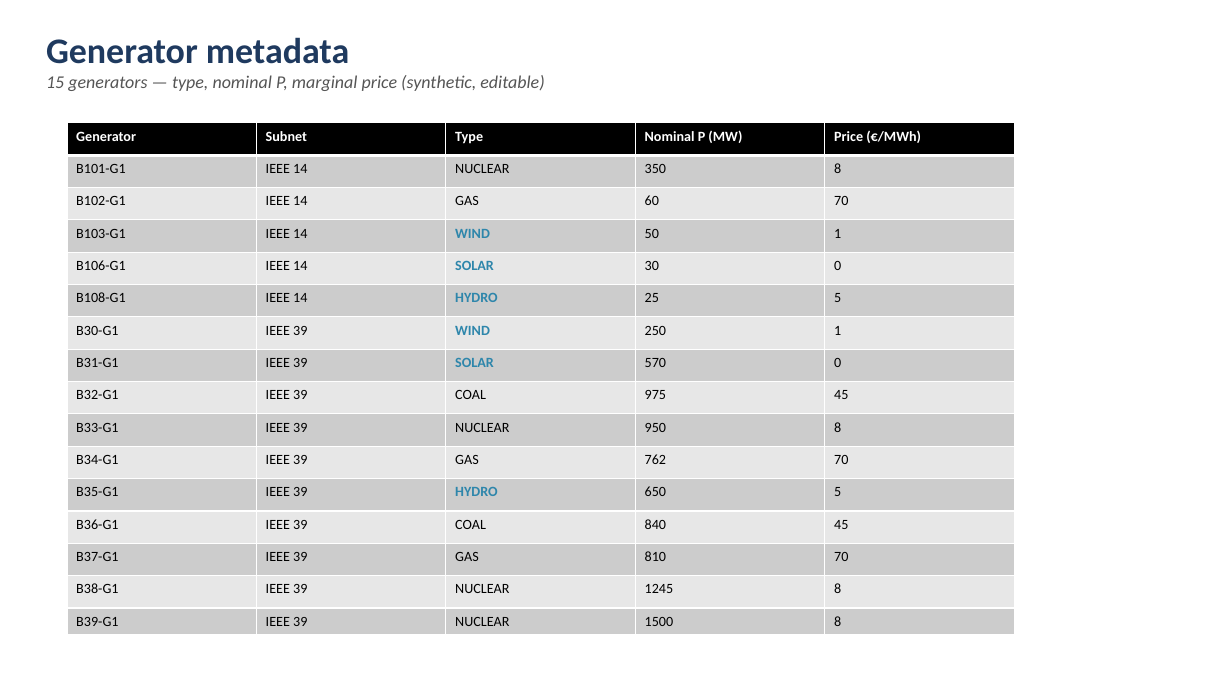
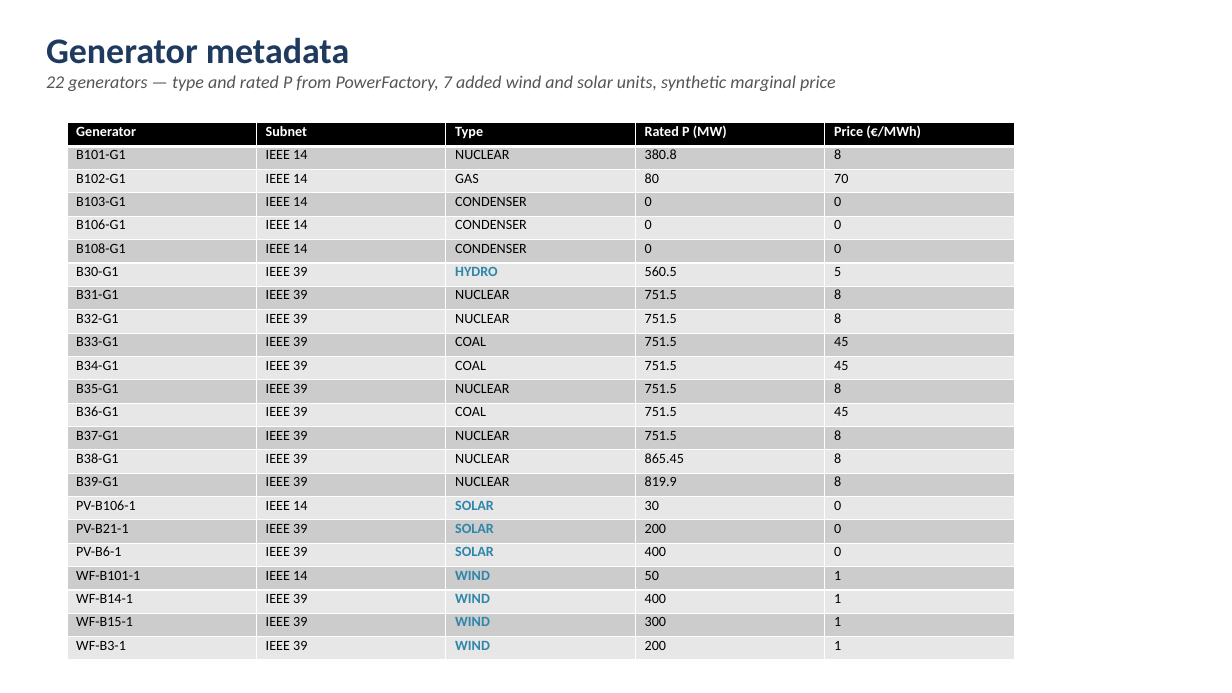
Before and after one commit to SuperGrid-Institute/hynet-t32-reference-test-case, a slide deck: slide 4 of docs/scenarios_presentation.pptx. Drawn at 1232x693 pixels with LibreOffice and Linux fonts; fonts in the diff are those of the drawing. Boxes give left, top, right and bottom in pixels: in the first picture for what was removed or moved away, otherwise in the second. Text is boxed around its words. In the diff, an @@ line names an element or a change of style, - is before the commit and + after.

Commit message:
feat(scenarios): rate units as in PowerFactory, add RES units and rebuild S1–S3

```diff
--- a/docs/scenarios_presentation.pptx
+++ b/docs/scenarios_presentation.pptx
@@ text at [46, 75, 836, 91]: text changed @@
-15 generators — type, nominal P, marginal price (synthetic, editable)
+22 generators — type and rated P from PowerFactory, 7 added wind and solar units, synthetic marginal price
@@ table at [67, 123, 1014, 661] @@
-row 1: Generator | Subnet | Type | Nominal P (MW) | Price (€/MWh)
-row 2: B101-G1 | IEEE 14 | NUCLEAR | 350 | 8
-row 3: B102-G1 | IEEE 14 | GAS | 60 | 70
-row 4: B103-G1 | IEEE 14 | WIND | 50 | 1
-row 5: B106-G1 | IEEE 14 | SOLAR | 30 | 0
-row 6: B108-G1 | IEEE 14 | HYDRO | 25 | 5
-row 7: B30-G1 | IEEE 39 | WIND | 250 | 1
-row 8: B31-G1 | IEEE 39 | SOLAR | 570 | 0
-row 9: B32-G1 | IEEE 39 | COAL | 975 | 45
-row 10: B33-G1 | IEEE 39 | NUCLEAR | 950 | 8
-row 11: B34-G1 | IEEE 39 | GAS | 762 | 70
-row 12: B35-G1 | IEEE 39 | HYDRO | 650 | 5
-row 13: B36-G1 | IEEE 39 | COAL | 840 | 45
-row 14: B37-G1 | IEEE 39 | GAS | 810 | 70
-row 15: B38-G1 | IEEE 39 | NUCLEAR | 1245 | 8
-row 16: B39-G1 | IEEE 39 | NUCLEAR | 1500 | 8
+row 1: Generator | Subnet | Type | Rated P (MW) | Price (€/MWh)
+row 2: B101-G1 | IEEE 14 | NUCLEAR | 380.8 | 8
+row 3: B102-G1 | IEEE 14 | GAS | 80 | 70
+row 4: B103-G1 | IEEE 14 | CONDENSER | 0 | 0
+row 5: B106-G1 | IEEE 14 | CONDENSER | 0 | 0
+row 6: B108-G1 | IEEE 14 | CONDENSER | 0 | 0
+row 7: B30-G1 | IEEE 39 | HYDRO | 560.5 | 5
+row 8: B31-G1 | IEEE 39 | NUCLEAR | 751.5 | 8
+row 9: B32-G1 | IEEE 39 | NUCLEAR | 751.5 | 8
+row 10: B33-G1 | IEEE 39 | COAL | 751.5 | 45
+row 11: B34-G1 | IEEE 39 | COAL | 751.5 | 45
+row 12: B35-G1 | IEEE 39 | NUCLEAR | 751.5 | 8
+row 13: B36-G1 | IEEE 39 | COAL | 751.5 | 45
+row 14: B37-G1 | IEEE 39 | NUCLEAR | 751.5 | 8
+row 15: B38-G1 | IEEE 39 | NUCLEAR | 865.45 | 8
+row 16: B39-G1 | IEEE 39 | NUCLEAR | 819.9 | 8
+row 17: PV-B106-1 | IEEE 14 | SOLAR | 30 | 0
+row 18: PV-B21-1 | IEEE 39 | SOLAR | 200 | 0
+row 19: PV-B6-1 | IEEE 39 | SOLAR | 400 | 0
+row 20: WF-B101-1 | IEEE 14 | WIND | 50 | 1
+row 21: WF-B14-1 | IEEE 39 | WIND | 400 | 1
+row 22: WF-B15-1 | IEEE 39 | WIND | 300 | 1
+row 23: WF-B3-1 | IEEE 39 | WIND | 200 | 1
```
Also in this commit, not shown: 3 other slides changed, 54 other files.
